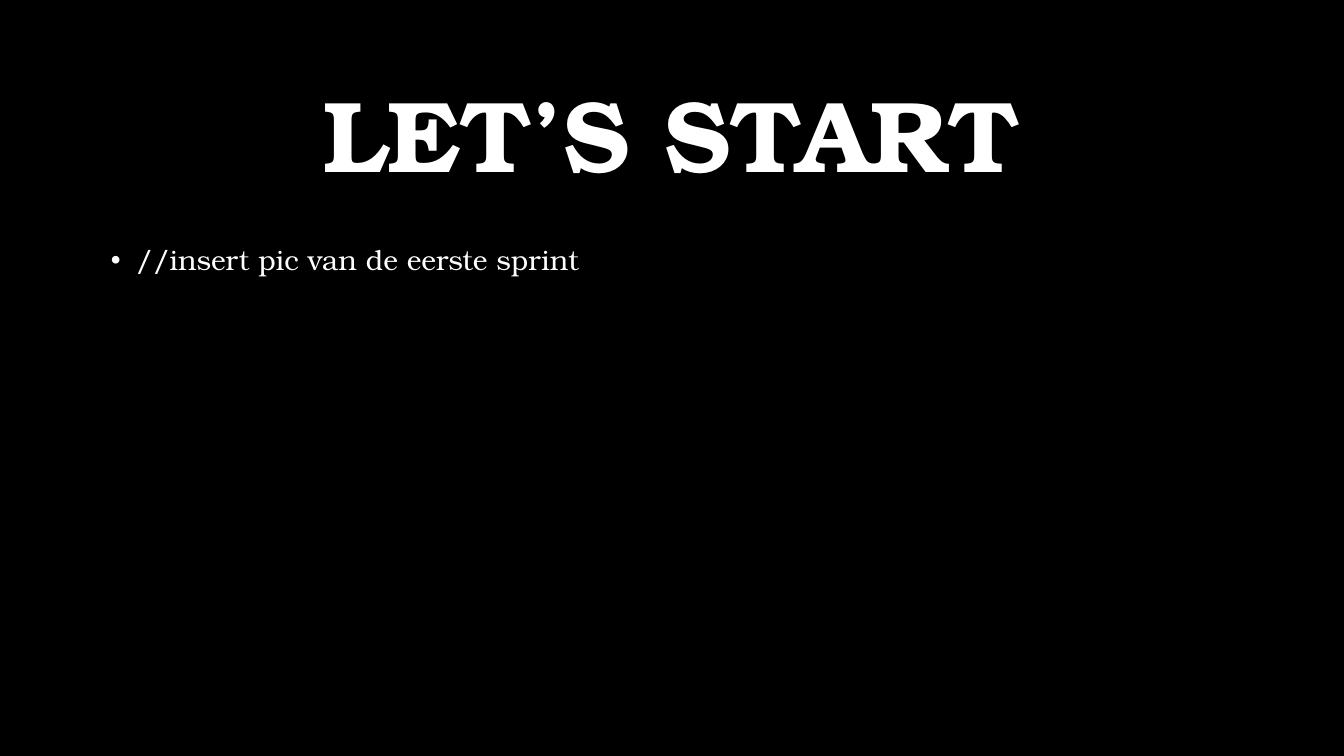
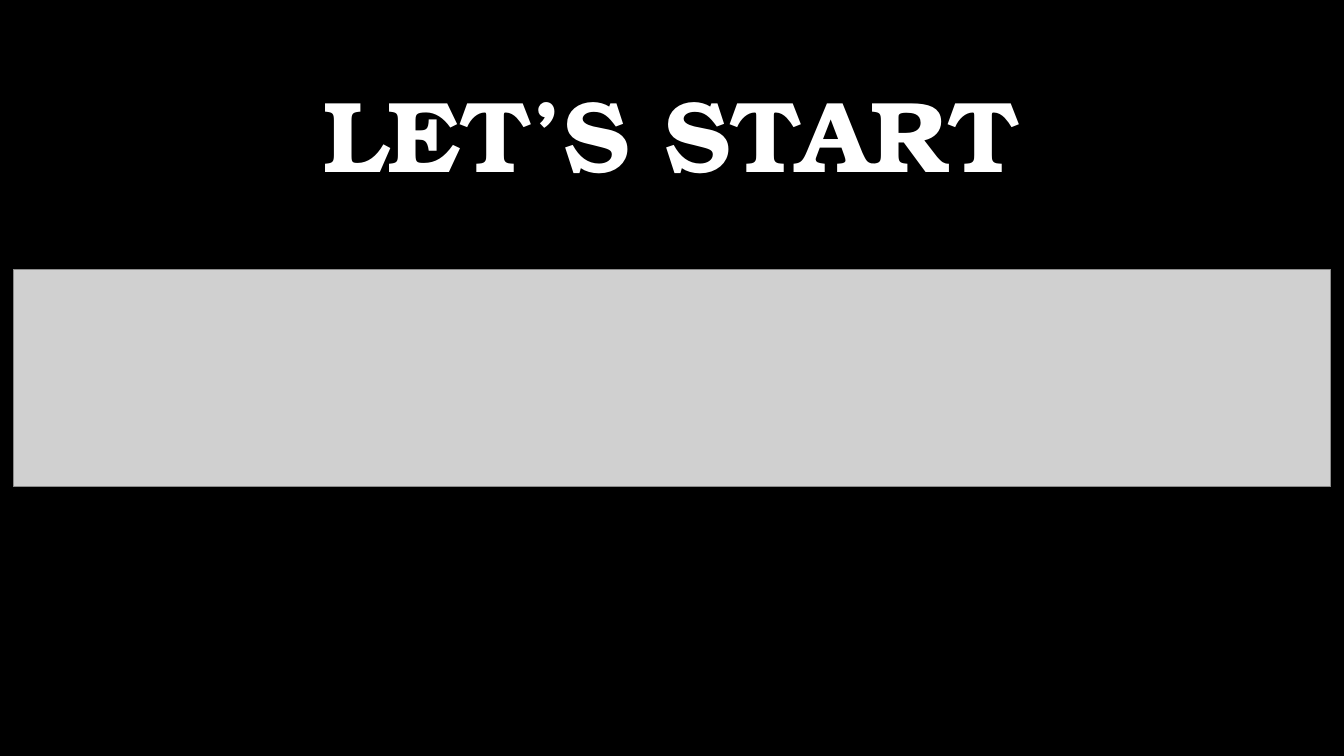
Before and after one commit to AP-Elektronica-ICT/CA1819-Pilgrim, a slide deck: slide 7 of Documentation/PilgrimPitch.pptx. Drawn at 1344x756 pixels with LibreOffice and Linux fonts; fonts in the diff are those of the drawing; grey boxes stand for pictures; background and template pictures are left out. Boxes give left, top, right and bottom in pixels: in the first picture for what was removed or moved away, otherwise in the second. Text is boxed around its words. In the diff, an @@ line names an element or a change of style, - is before the commit and + after.

```diff
--- a/Documentation/PilgrimPitch.pptx
+++ b/Documentation/PilgrimPitch.pptx
@@ picture added at bbox=[13, 269, 1331, 487] @@
@@ text removed at bbox=[136, 250, 579, 277] @@
-• //insert pic van de eerste sprint
```
Also in this commit, not shown: 1 other slide changed, 1 slide added, 1 slide removed.
